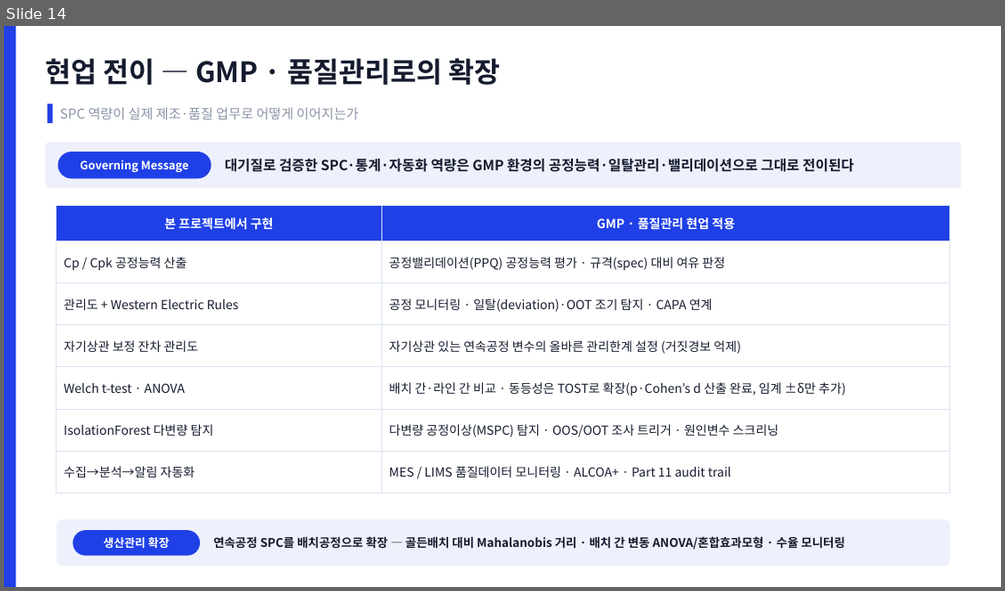
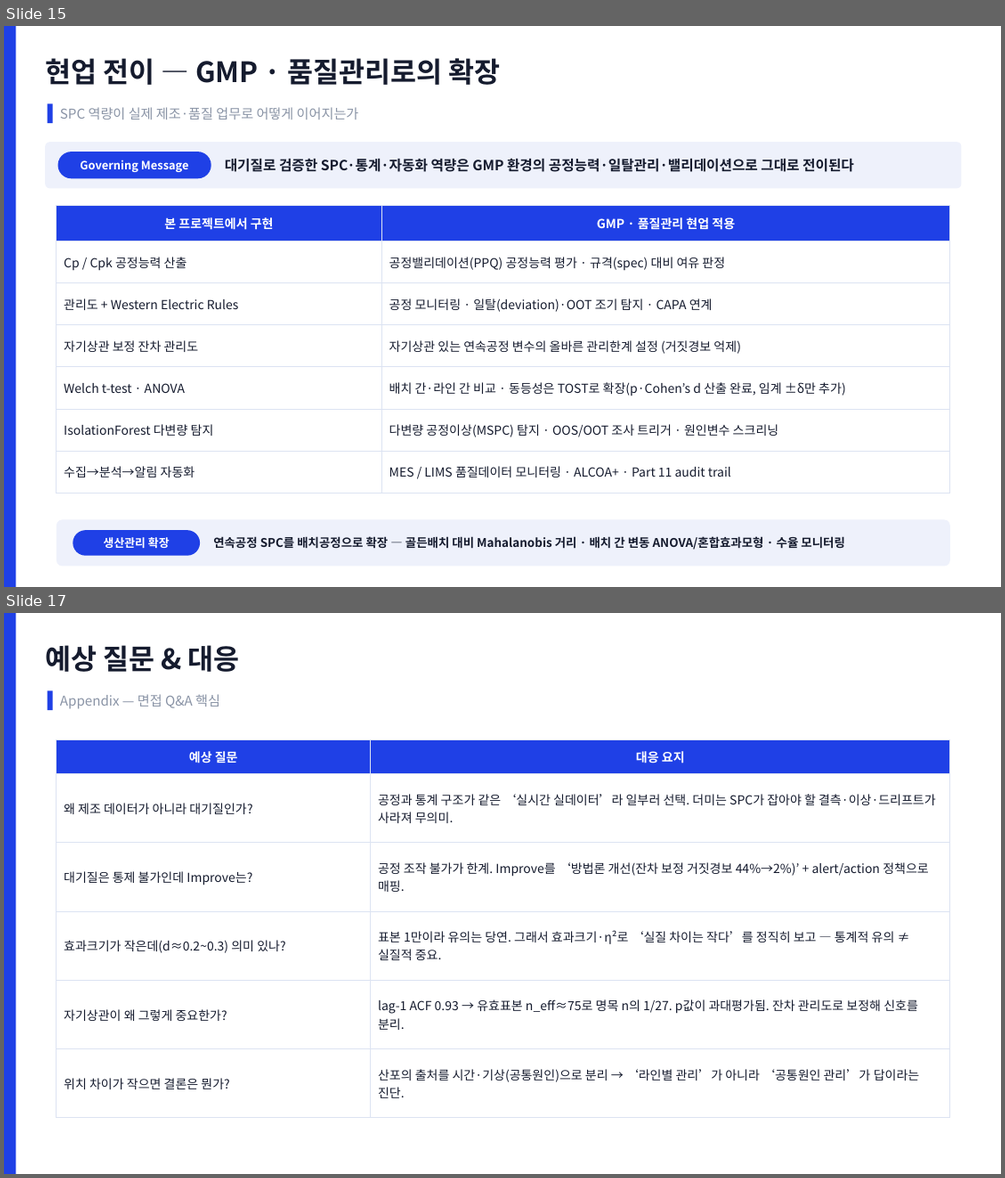
Before and after one commit to robinho0329/chungbuk-air-quality-monitor, a slide deck: reports/portfolio/포트폴리오_충북대기질_SPC.pptx. Shown one above the other, each under a label of ours: slide 14 before the commit, slides 15 and 17 after it; the slides between them are not shown. The pictures are 1005x591 and 1005x1178 pixels, drawn with LibreOffice and Linux fonts; fonts in the diff are those of the drawing. Boxes give left, top, right and bottom in pixels: in the first picture for what was removed or moved away, otherwise in the second. Text is boxed around its words. In the diff, an @@ line names an element or a change of style, - is before the commit and + after.

```diff
--- a/reports/portfolio/포트폴리오_충북대기질_SPC.pptx
+++ b/reports/portfolio/포트폴리오_충북대기질_SPC.pptx
@@ slide 17 added at (4, 613, 1001, 1174), background #FFFFFF @@
@@ rectangle added at (4, 613, 16, 1174), fill #1F40E6 @@
@@ text added at (45, 645, 240, 672), 27 pt, text #151B2E, bold @@
+예상 질문 & 대응
@@ rectangle added at (48, 690, 53, 710), fill #1F40E6 @@
@@ text added at (60, 694, 220, 709), 13 pt, text #8A94A6 @@
+Appendix — 면접 Q&A 핵심
@@ table added at (57, 740, 950, 1102), 6 rows, 2 columns @@
+예상 질문 | 대응 요지
+왜 제조 데이터가 아니라 대기질인가? | 공정과 통계 구조가 같은 ‘실시간 실데이터’라 일부러 선택. 더미는 SPC가 잡아야 할 결측·이상·드리프트가 사라져 무의미.
+대기질은 통제 불가인데 Improve는? | 공정 조작 불가가 한계. Improve를 ‘방법론 개선(잔차 보정 거짓경보 44%→2%)’ + alert/action 정책으로 매핑.
+효과크기가 작은데(d≈0.2~0.3) 의미 있나? | 표본 1만이라 유의는 당연. 그래서 효과크기·η²로 ‘실질 차이는 작다’를 정직히 보고 — 통계적 유의 ≠ 실질적 중요.
+자기상관이 왜 그렇게 중요한가? | lag-1 ACF 0.93 → 유효표본 n_eff≈75로 명목 n의 1/27. p값이 과대평가됨. 잔차 관리도로 보정해 신호를 분리.
+위치 차이가 작으면 결론은 뭔가? | 산포의 출처를 시간·기상(공통원인)으로 분리 → ‘라인별 관리’가 아니라 ‘공통원인 관리’가 답이라는 진단.
@@ what was slide 14 is now slide 15 @@
```
Also in this commit, not shown: 8 slides changed, 1 other slide added, 5 other files.
